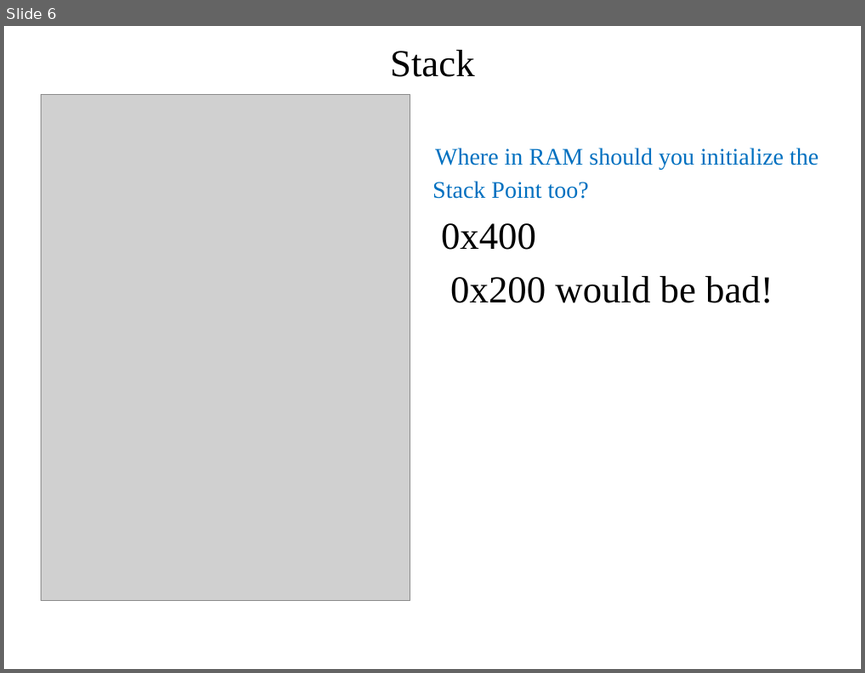
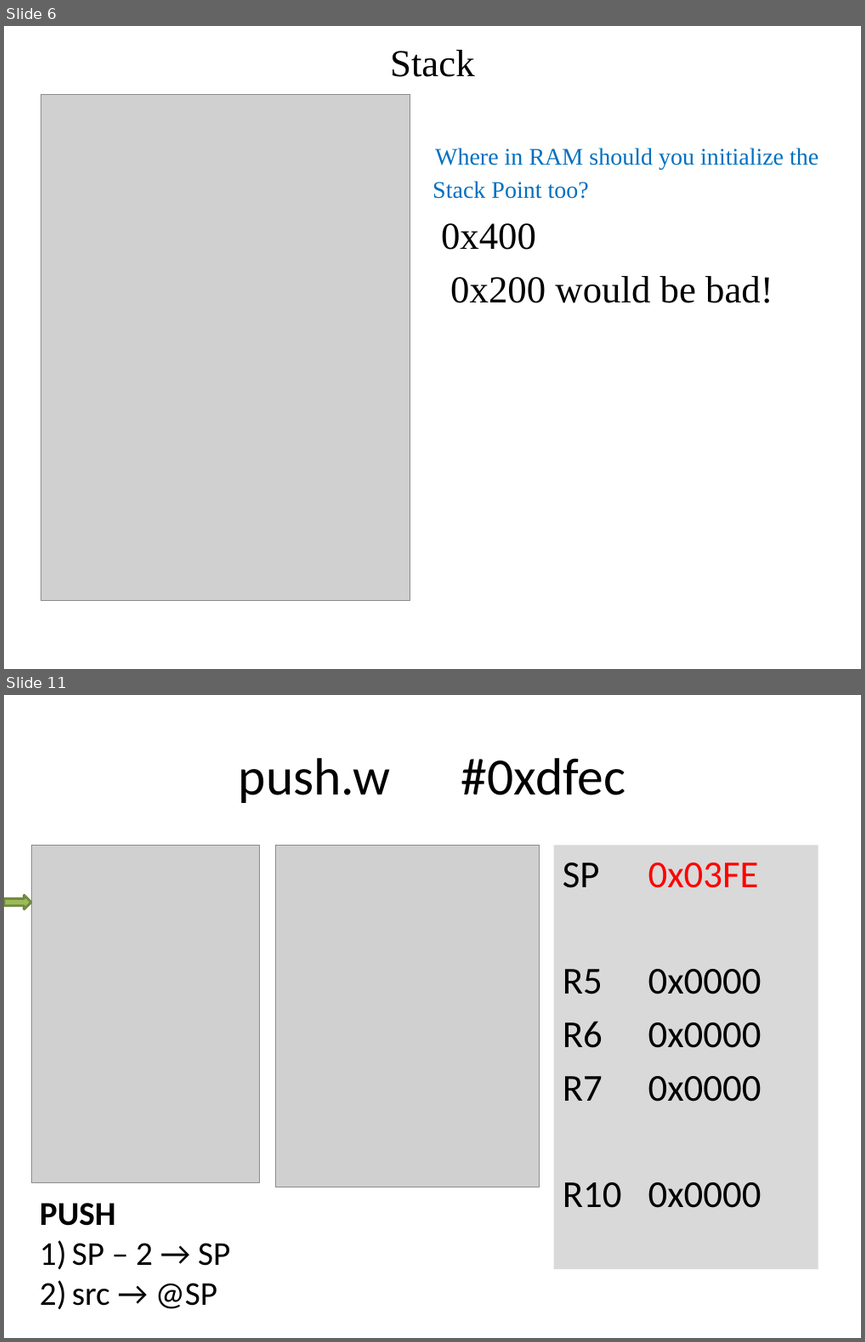
Before and after one commit to pw4rn3r/ECE382, a slide deck: notes/L10/Lsn10.pptx. Shown one above the other, each under a label of ours: slide 6 before the commit, slides 6 and 11 after it; the slides between them are not shown. The pictures are 865x673 and 865x1342 pixels, drawn with LibreOffice and Linux fonts; fonts in the diff are those of the drawing; grey boxes stand for pictures. Boxes give left, top, right and bottom in pixels: in the first picture for what was removed or moved away, otherwise in the second. Text is boxed around its words. In the diff, an @@ line names an element or a change of style, - is before the commit and + after.

```diff
--- a/notes/L10/Lsn10.pptx
+++ b/notes/L10/Lsn10.pptx
@@ slide 11 added at [4, 695, 861, 1338], background #FFFFFF @@
@@ title added at [239, 758, 625, 803], 44 pt, text #000000 @@
+push.w #0xdfec
@@ picture added at [31, 845, 259, 1183] @@
@@ picture added at [276, 845, 540, 1187] @@
@@ rectangle added at [554, 845, 818, 1269], fill #D9D9D9, 32 pt, text #000000 @@
+SP 0x03FE
+R5 0x0000
+R6 0x0000
+R7 0x0000
+R10 0x0000
@@ right arrow added at [4, 895, 31, 909], fill #9BBB59, outline #738A42 2 pt @@
@@ text added at [40, 1202, 230, 1309], 28 pt, text #000000 @@
+PUSH
+1) SP – 2 → SP
+2) src → @SP
```
Also in this commit, not shown: 5 slides changed, 16 other slides added, 4 other files.
